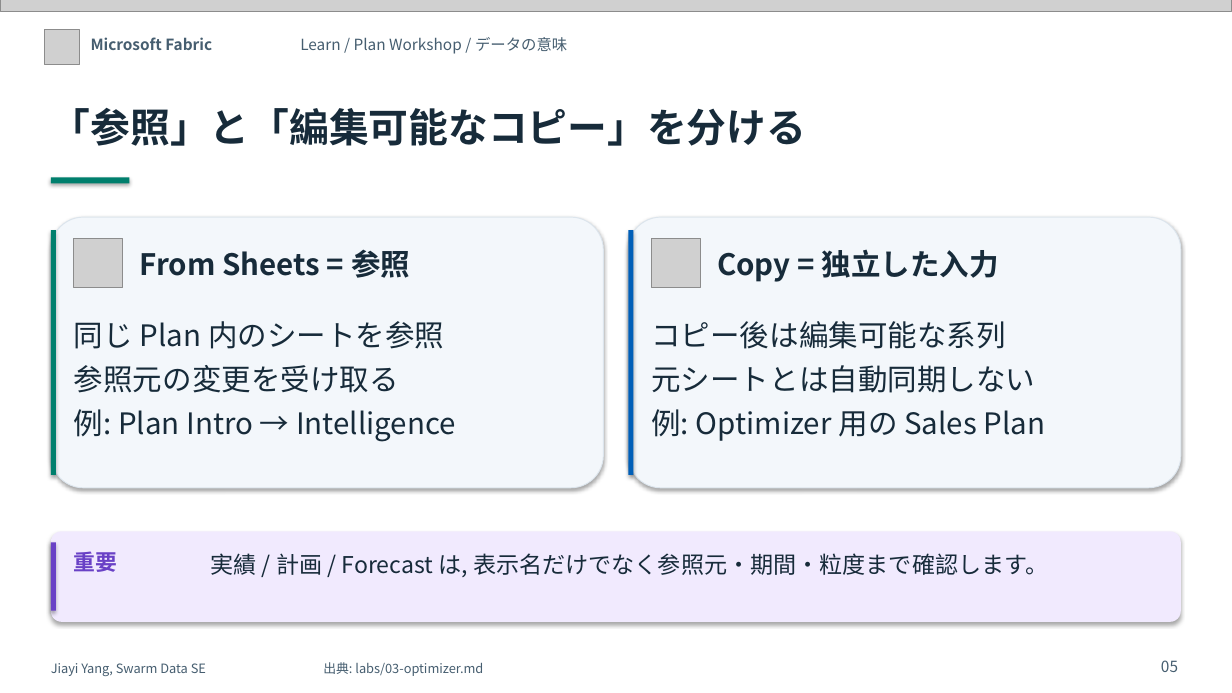
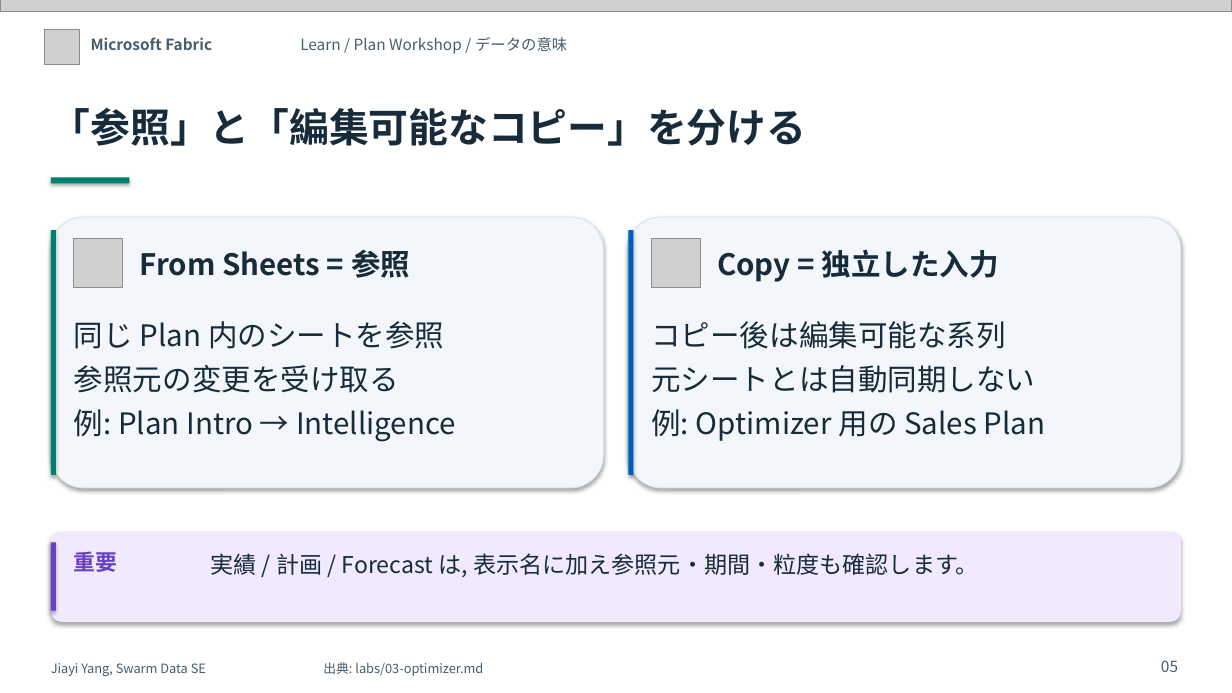
Before and after one commit to yang-jiayi/FabricPlanWorkshop, a slide deck: slide 5 of docs/workshop-overview-ja.pptx. Drawn at 1232x693 pixels with LibreOffice and Linux fonts; fonts in the diff are those of the drawing; grey boxes stand for pictures. Boxes give left, top, right and bottom in pixels: in the first picture for what was removed or moved away, otherwise in the second. Text is boxed around its words. In the diff, an @@ line names an element or a change of style, - is before the commit and + after.

```diff
--- a/docs/workshop-overview-ja.pptx
+++ b/docs/workshop-overview-ja.pptx
@@ text at (x1=211, y1=553, x2=979, y2=577): text changed @@
-実績 / 計画 / Forecast は, 表示名だけでなく参照元・期間・粒度まで確認します。
+実績 / 計画 / Forecast は, 表示名に加え参照元・期間・粒度も確認します。
```
Also in this commit, not shown: 2 other slides changed, 36 other files.
